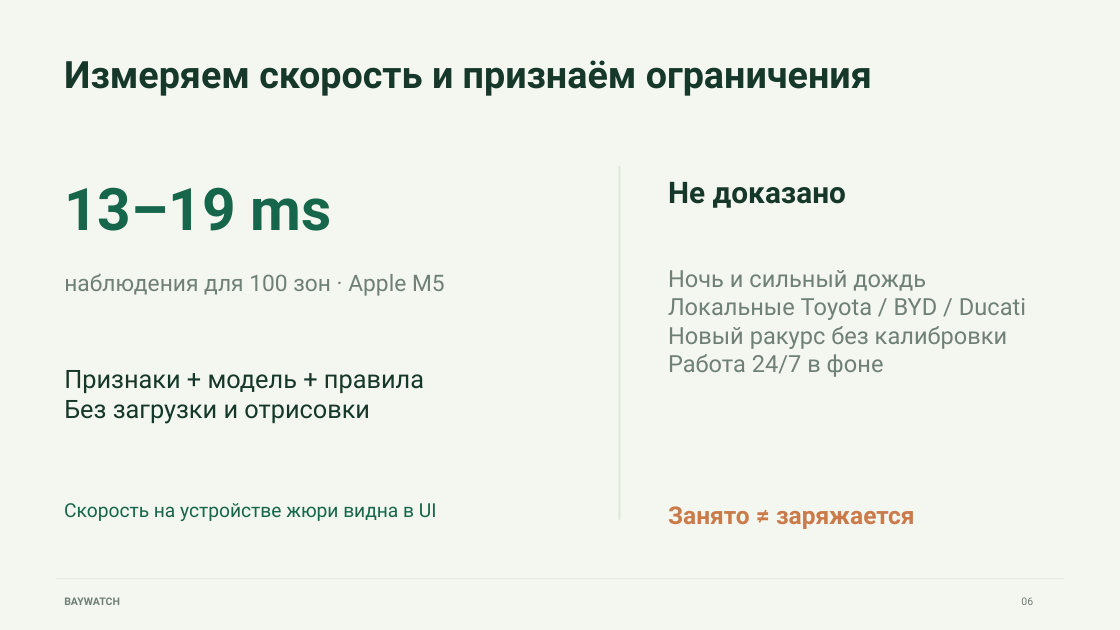
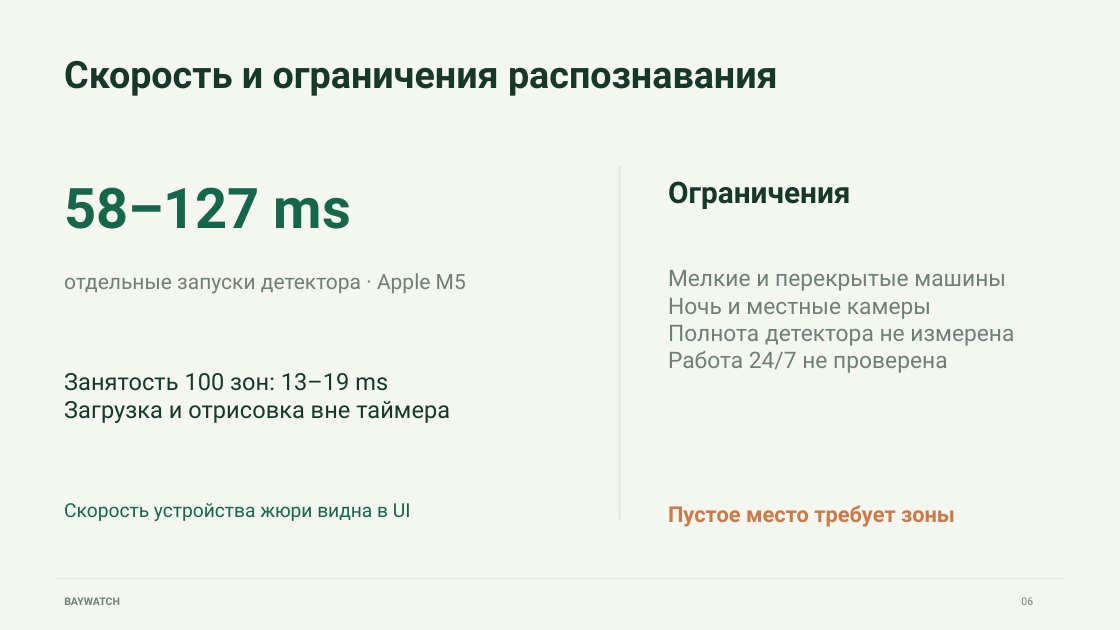
Before and after one commit to baytoooo/baywatch-vision, a slide deck: slide 6 of docs/BayWatch-defence.pptx. Drawn at 1120x630 pixels with LibreOffice and Linux fonts; fonts in the diff are those of the drawing. Boxes give left, top, right and bottom in pixels: in the first picture for what was removed or moved away, otherwise in the second. Text is boxed around its words. In the diff, an @@ line names an element or a change of style, - is before the commit and + after.

```diff
--- a/docs/BayWatch-defence.pptx
+++ b/docs/BayWatch-defence.pptx
@@ text at <box>64,61,778,96</box>: text changed @@
-Измеряем скорость и признаём ограничения
+Скорость и ограничения распознавания
@@ text at <box>64,187,351,229</box>: text changed; size 50.2 to 48 pt @@
-13–19 ms
+58–127 ms
@@ text at <box>668,181,851,209</box>: text changed @@
-Не доказано
+Ограничения
@@ text at <box>64,273,466,294</box>: text changed; size 19.5 to 18 pt @@
-наблюдения для 100 зон · Apple M5
+отдельные запуски детектора · Apple M5
@@ text at <box>668,270,1014,373</box>: text changed; size 20.2 to 19.5 pt @@
-Ночь и сильный дождь
-Локальные Toyota / BYD / Ducati
-Новый ракурс без калибровки
-Работа 24/7 в фоне
+Мелкие и перекрытые машины
+Ночь и местные камеры
+Полнота детектора не измерена
+Работа 24/7 не проверена
@@ text at <box>64,373,450,423</box>: text changed; size 21.8 to 20.2 pt @@
-Признаки + модель + правила
-Без загрузки и отрисовки
+Занятость 100 зон: 13–19 ms
+Загрузка и отрисовка вне таймера
@@ text at <box>64,503,411,521</box>: text changed @@
-Скорость на устройстве жюри видна в UI
+Скорость устройства жюри видна в UI
@@ text at <box>668,505,955,527</box>: text changed; size 21 to 18.8 pt @@
-Занято ≠ заряжается
+Пустое место требует зоны
```
Also in this commit, not shown: 2 other slides changed, 1 slide added, 1 slide removed, 26 other files.
